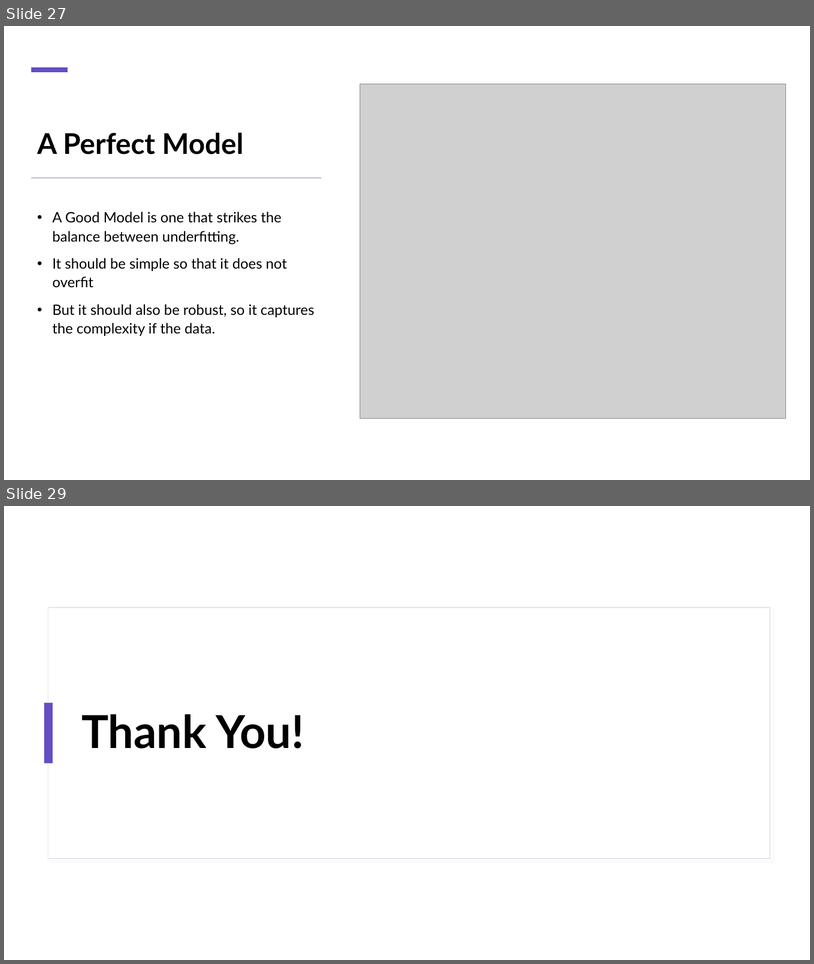
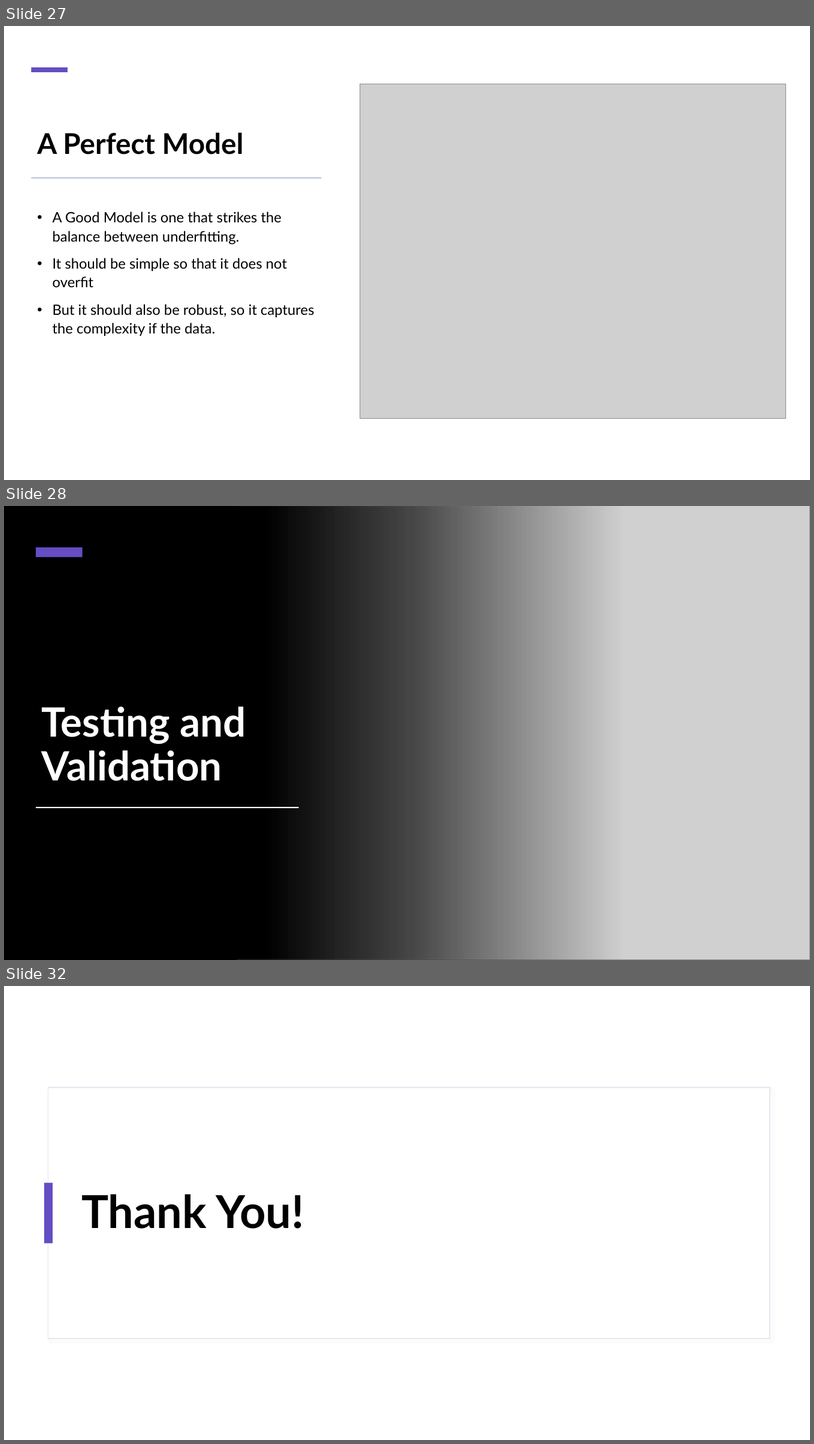
Before and after one commit to Aryagm/ML_Workshop, a slide deck: Day 1/Introduction to Machine Learning.pptx. Shown one above the other, each under a label of ours: slides 27 and 29 before the commit, slides 27, 28 and 32 after it; the slides between them are not shown. The pictures are 814x964 and 814x1444 pixels, drawn with LibreOffice and Linux fonts; fonts in the diff are those of the drawing; grey boxes stand for pictures. Boxes give left, top, right and bottom in pixels: in the first picture for what was removed or moved away, otherwise in the second. Text is boxed around its words. In the diff, an @@ line names an element or a change of style, - is before the commit and + after.

```diff
--- a/Day 1/Introduction to Machine Learning.pptx
+++ b/Day 1/Introduction to Machine Learning.pptx
@@ slide 28 added at (4,506,810,960), background #000000 @@
@@ rectangle added at (4,506,810,960), fill #000000 @@
@@ rectangle added at (4,506,621,960), fill gradient #000000 @@
@@ picture added at (237,506,810,960) @@
@@ rectangle added at (36,547,83,557), fill #654DC3 @@
@@ title added at (42,706,246,781), 48 pt, text #FFFFFF, bold @@
+Testing and Validation
@@ rectangle added at (36,807,299,808), fill #FFFFFF @@
@@ rectangle added at (41,835,778,890), fill #000000, outline #FDFDFC 1 pt @@
@@ what was slide 29 is now slide 32 @@
```
Also in this commit, not shown: 1 slide changed, 2 other slides added, 1 other file.
